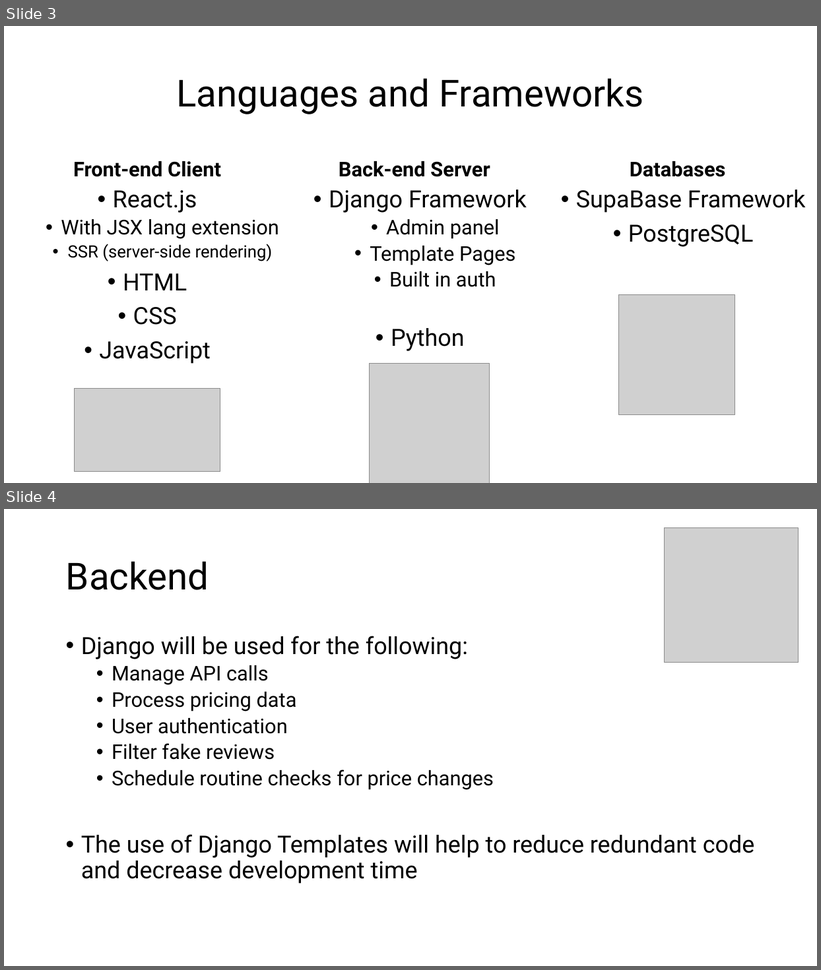
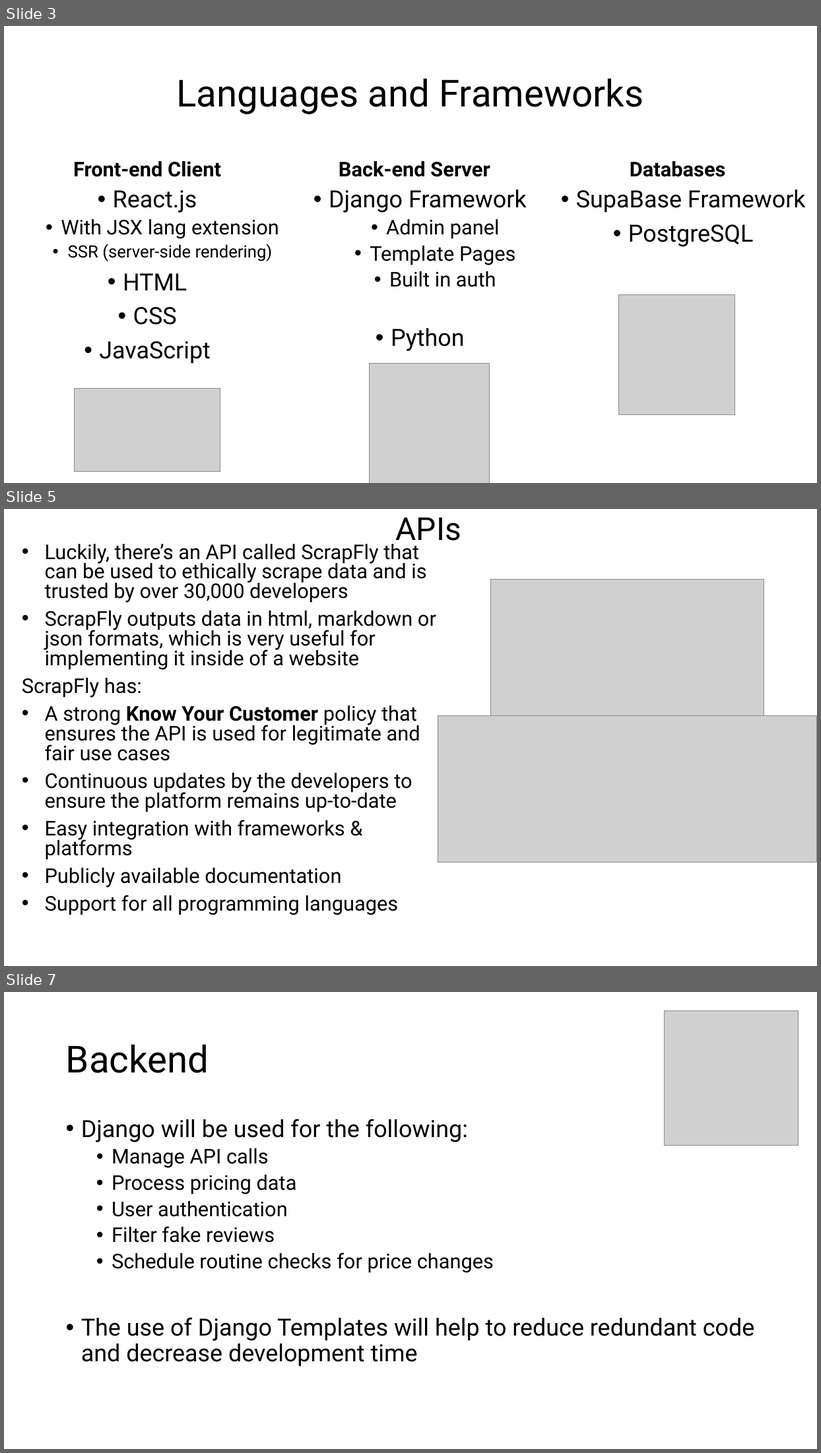
Before and after one commit to Jormungandr72/Cross-Website-Price-Checker, a slide deck: Documentation/Phase-One-Docs/CPT-200_Phase_One_Presentation.ppt. Shown one above the other, each under a label of ours: slides 3 and 4 before the commit, slides 3, 5 and 7 after it; the slides between them are not shown. The pictures are 821x970 and 821x1453 pixels, drawn with LibreOffice and Linux fonts; fonts in the diff are those of the drawing; grey boxes stand for pictures. Boxes give left, top, right and bottom in pixels: in the first picture for what was removed or moved away, otherwise in the second. Text is boxed around its words. In the diff, an @@ line names an element or a change of style, - is before the commit and + after.

```diff
--- a/Documentation/Phase-One-Docs/CPT-200_Phase_One_Presentation.ppt
+++ b/Documentation/Phase-One-Docs/CPT-200_Phase_One_Presentation.ppt
@@ slide 5 added at [4,509,817,966], background #FFFFFF @@
@@ text added at [396,518,461,547], 37.4 pt, text #000000 @@
+APIs
@@ text added at [22,544,436,916], 24 pt, text #000000 @@
+• Luckily, there’s an API called ScrapFly that can be used to ethically scrape data and is trusted by over 30,000 developers
+• ScrapFly outputs data in html, markdown or json formats, which is very useful for implementing it inside of a website
+ScrapFly has:
+• A strong Know Your Customer policy that ensures the API is used for legitimate and fair use cases
+• Continuous updates by the developers to ensure the platform remains up-to-date
+• Easy integration with frameworks & platforms
+• Publicly available documentation
+• Support for all programming languages
@@ picture added at [491,579,764,716] @@
@@ picture added at [438,716,817,862] @@
@@ what was slide 4 is now slide 7 @@
```
Also in this commit, not shown: 2 other slides added.
